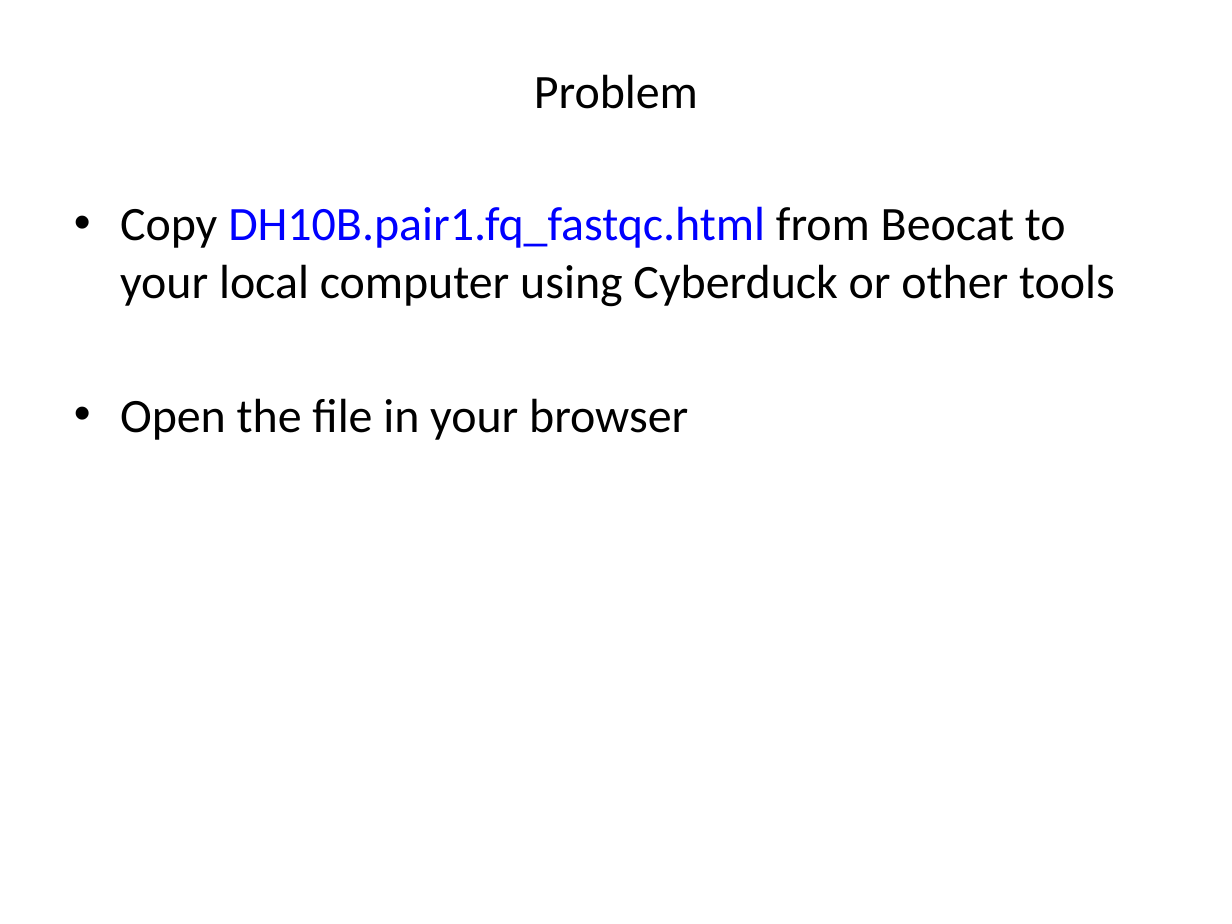
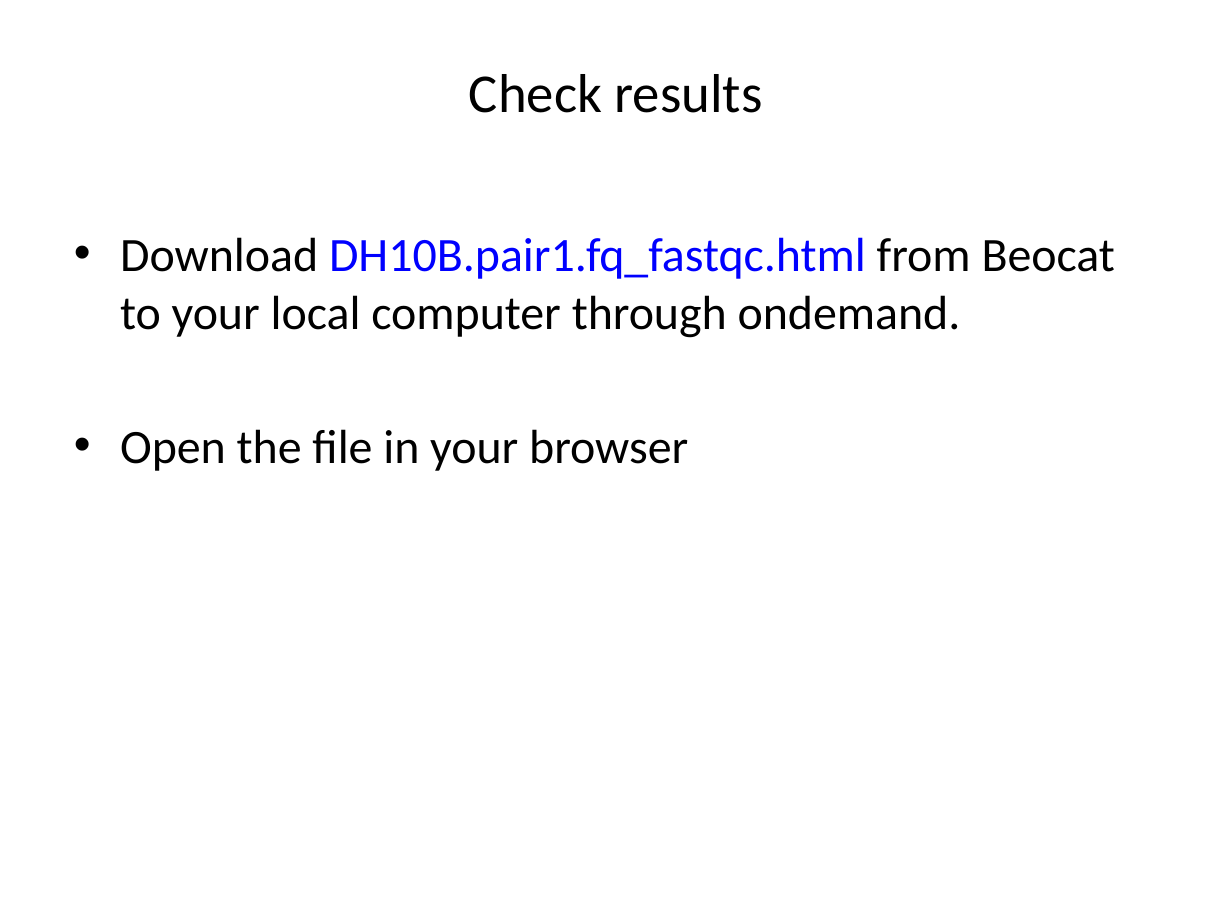
Before and after one commit to liu3zhenlab/teaching, a slide deck: slide 9 of PLPTH813Bioinformatis/2023/labs/lab04_NGS.pptx (slide 8 before the commit). Drawn at 1232x924 pixels with LibreOffice and Linux fonts; fonts in the diff are those of the drawing. Boxes give left, top, right and bottom in pixels: in the first picture for what was removed or moved away, otherwise in the second. Text is boxed around its words. In the diff, an @@ line names an element or a change of style, - is before the commit and + after.

```diff
--- a/PLPTH813Bioinformatis/2023/labs/lab04_NGS.pptx
+++ b/PLPTH813Bioinformatis/2023/labs/lab04_NGS.pptx
@@ title at [469,74,762,113]: text changed; size 28 to 32 pt @@
-Problem
+Check results
@@ text "Download DH10B.pair1.fq_fastqc.html from Beocat to ...": place and size @@
-text "Download DH10B.pair1.fq_fastqc.html from Beocat to ..." at [120,206,1115,440]
+text "Download DH10B.pair1.fq_fastqc.html from Beocat to ..." at [120,237,1115,471]
@@ text at [120,237,1115,338]: text changed @@
-• Copy DH10B.pair1.fq_fastqc.html from Beocat to your local computer using Cyberduck or other tools
+• Download DH10B.pair1.fq_fastqc.html from Beocat to your local computer through ondemand.
```
Also in this commit, not shown: 14 other slides changed, 3 slides added, 2 slides removed, 4 other files.
